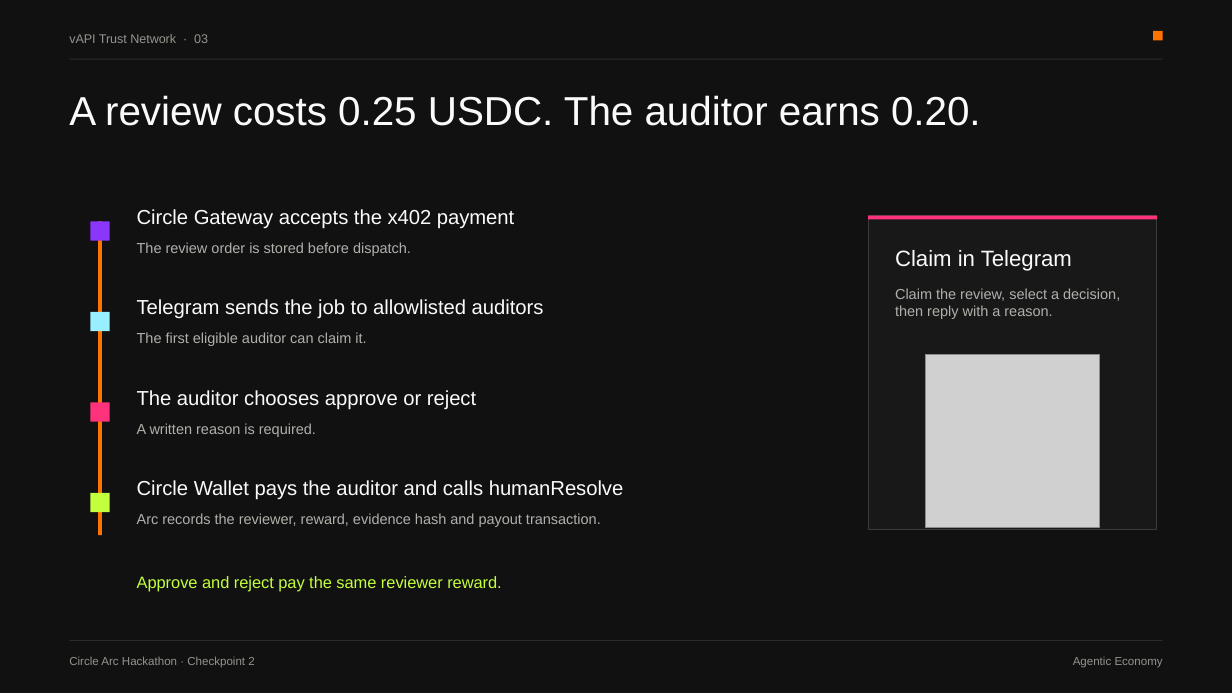
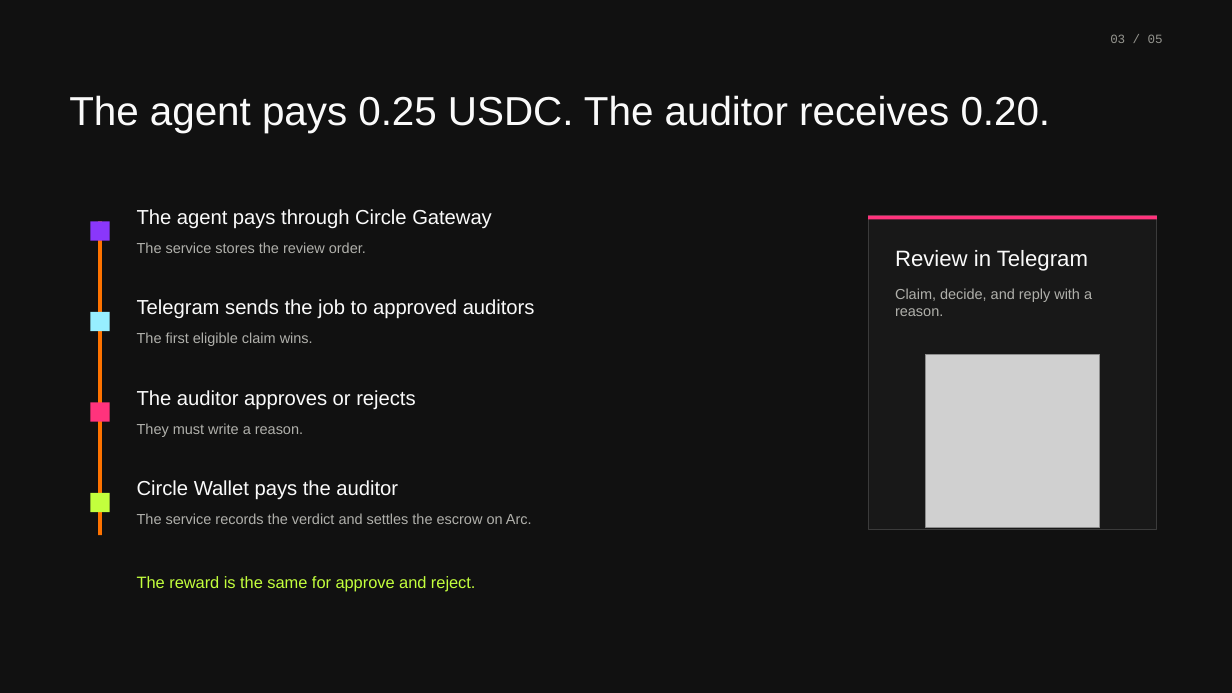
Before and after one commit to vAPI-Network/vapi-arc, a slide deck: slide 3 of docs/submission/vapi-trust-network-checkpoint-2.pptx. Drawn at 1232x693 pixels with LibreOffice and Linux fonts; fonts in the diff are those of the drawing; grey boxes stand for pictures. Boxes give left, top, right and bottom in pixels: in the first picture for what was removed or moved away, otherwise in the second. Text is boxed around its words. In the diff, an @@ line names an element or a change of style, - is before the commit and + after.

Commit message:
docs: simplify checkpoint presentation

```diff
--- a/docs/submission/vapi-trust-network-checkpoint-2.pptx
+++ b/docs/submission/vapi-trust-network-checkpoint-2.pptx
@@ text removed at (69, 34, 208, 43) @@
-vAPI Trust Network · 03
@@ rectangle removed at (69, 59, 1163, 60) @@
@@ text added at (1110, 34, 1163, 43), 9.8 pt, text #94948E @@
+03 / 05
@@ rectangle removed at (1153, 30, 1163, 40) @@
@@ text at (69, 95, 1051, 133): text changed @@
-A review costs 0.25 USDC. The auditor earns 0.20.
+The agent pays 0.25 USDC. The auditor receives 0.20.
@@ text at (137, 209, 492, 229): text changed @@
-Circle Gateway accepts the x402 payment
+The agent pays through Circle Gateway
@@ text at (137, 242, 366, 253): text changed @@
-The review order is stored before dispatch.
+The service stores the review order.
@@ text at (895, 250, 1088, 271): text changed @@
-Claim in Telegram
+Review in Telegram
@@ text at (137, 299, 535, 319): text changed @@
-Telegram sends the job to allowlisted auditors
+Telegram sends the job to approved auditors
@@ text at (895, 288, 1092, 316): text changed @@
-Claim the review, select a decision, then reply with a reason.
+Claim, decide, and reply with a reason.
@@ text at (137, 332, 313, 346): text changed @@
-The first eligible auditor can claim it.
+The first eligible claim wins.
@@ text at (137, 390, 415, 410): text changed @@
-The auditor chooses approve or reject
+The auditor approves or rejects
@@ text at (137, 423, 303, 437): text changed @@
-A written reason is required.
+They must write a reason.
@@ text at (137, 480, 398, 500): text changed @@
-Circle Wallet pays the auditor and calls humanResolve
+Circle Wallet pays the auditor
@@ text at (137, 513, 532, 524): text changed @@
-Arc records the reviewer, reward, evidence hash and payout transaction.
+The service records the verdict and settles the escrow on Arc.
@@ text at (137, 576, 475, 591): text changed @@
-Approve and reject pay the same reviewer reward.
+The reward is the same for approve and reject.
@@ rectangle removed at (69, 640, 1163, 641) @@
@@ text removed at (69, 656, 254, 667) @@
-Circle Arc Hackathon · Checkpoint 2
@@ text removed at (1073, 657, 1163, 668) @@
-Agentic Economy
```
Also in this commit, not shown: 4 other slides changed, 2 other files.
